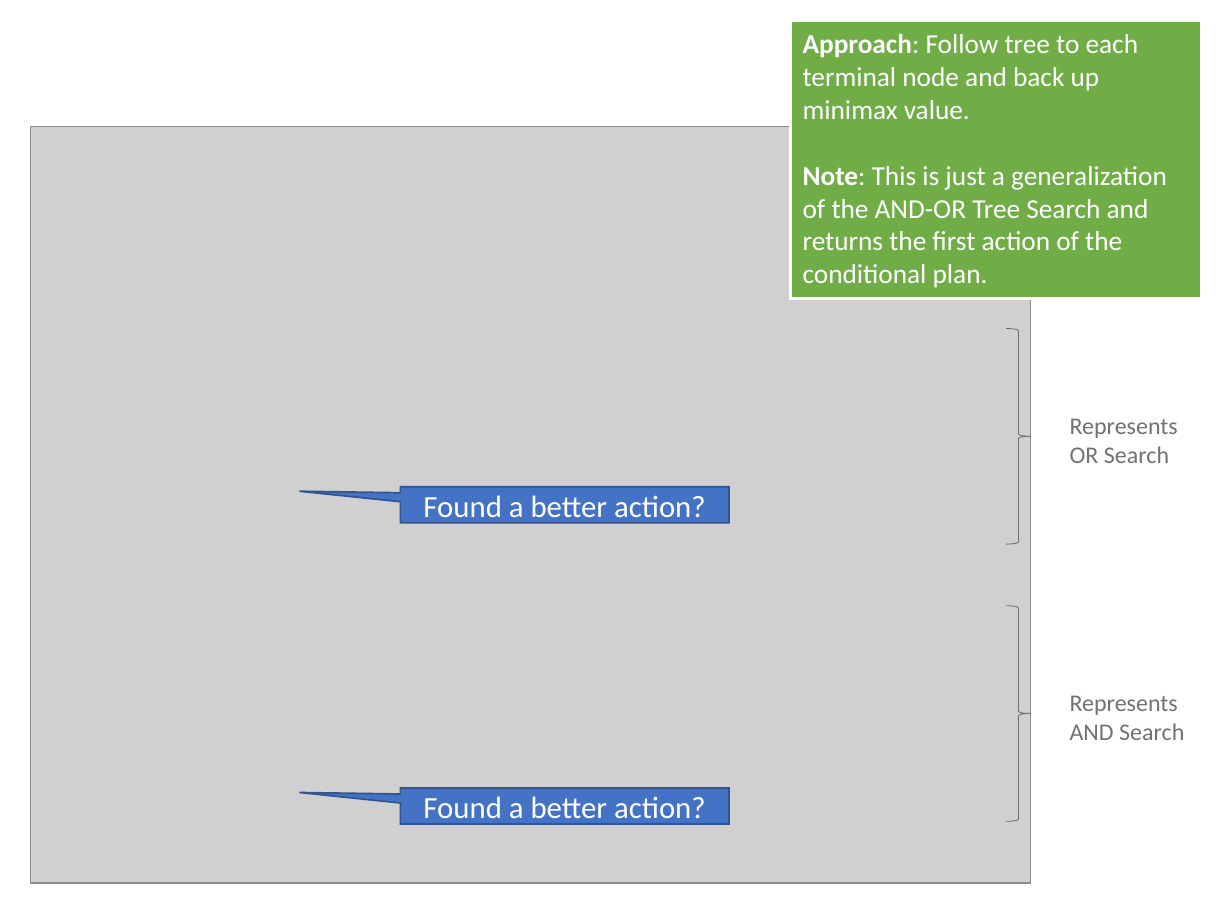
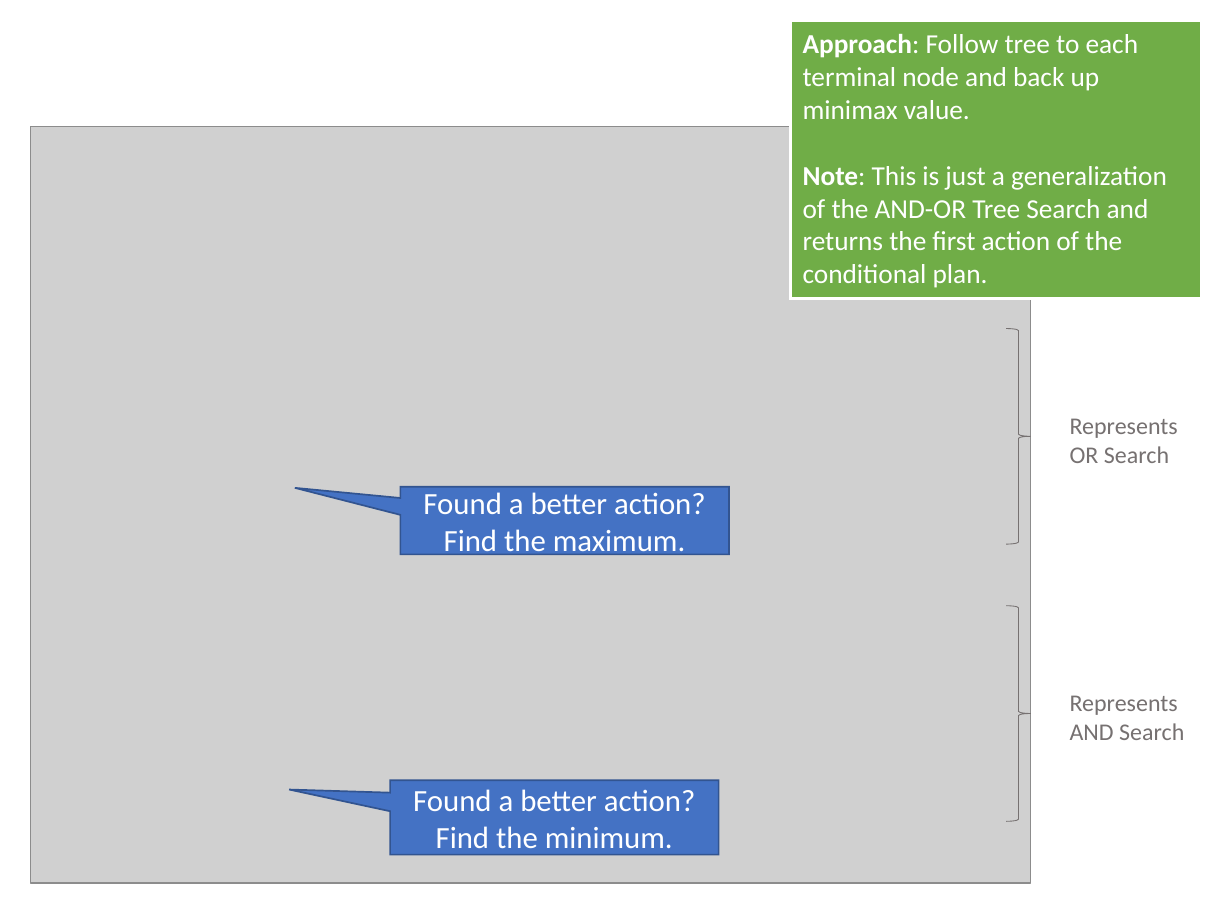
Before and after one commit to mhahsler/CS7320-AI, a slide deck: slide 18 of slides/05_games.pptx. Drawn at 1232x924 pixels with LibreOffice and Linux fonts; fonts in the diff are those of the drawing; grey boxes stand for pictures. Boxes give left, top, right and bottom in pixels: in the first picture for what was removed or moved away, otherwise in the second. Text is boxed around its words. In the diff, an @@ line names an element or a change of style, - is before the commit and + after.

```diff
--- a/slides/05_games.pptx
+++ b/slides/05_games.pptx
@@ speech box "Found a better action? Find ..." resized from (x1=400, y1=487, x2=729, y2=522) to (x1=400, y1=487, x2=729, y2=554) @@
@@ speech box "Found a better action? Find ..." at (x1=400, y1=487, x2=729, y2=554): proportions changed @@
@@ text in speech box at (x1=423, y1=492, x2=706, y2=559): text changed @@
-Found a better action?
+Found a better action? Find the maximum.
@@ speech box "Found a better action?" resized from (x1=400, y1=788, x2=729, y2=824) to (x1=391, y1=780, x2=719, y2=854) @@
@@ text in speech box at (x1=436, y1=826, x2=673, y2=856): paragraph added @@
+Find the minimum.
```
Also in this commit, not shown: 7 other slides changed, 1 other file.
